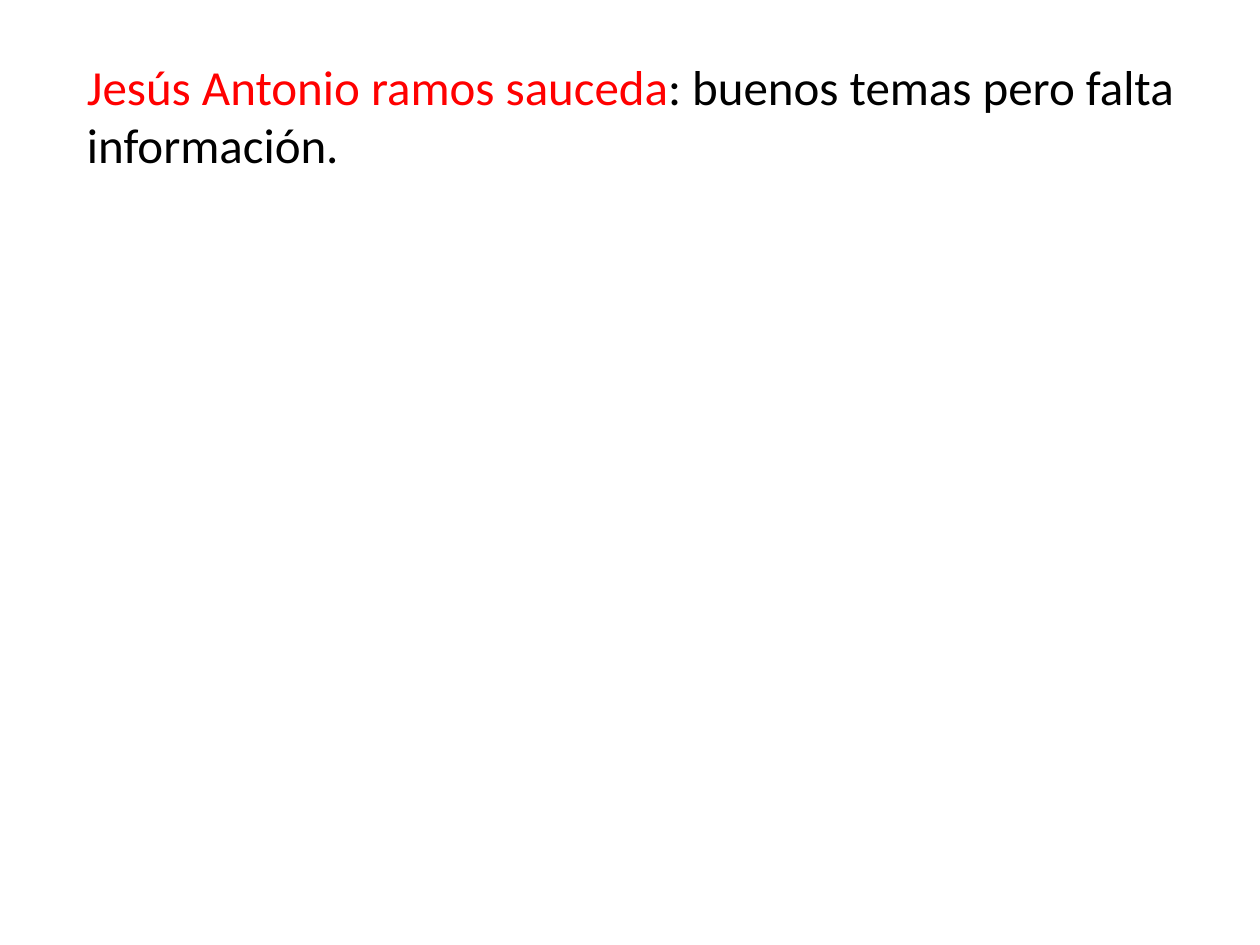
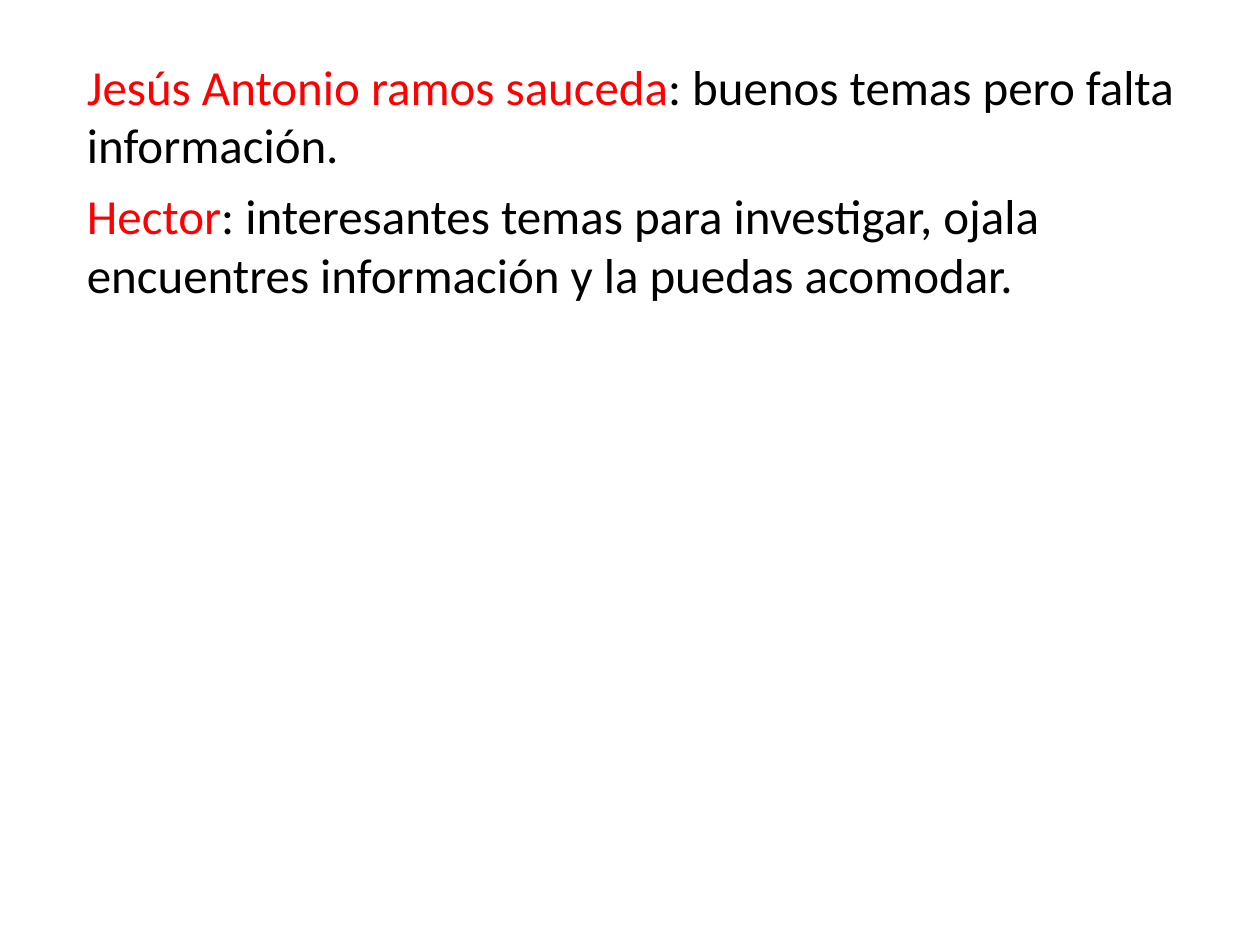
Before and after one commit to lc850/auditoria, a slide deck: slide 2 of 7 - Etapa de la justificación.pptx. Drawn at 1260x945 pixels with LibreOffice and Linux fonts; fonts in the diff are those of the drawing. Boxes give left, top, right and bottom in pixels: in the first picture for what was removed or moved away, otherwise in the second. Text is boxed around its words. In the diff, an @@ line names an element or a change of style, - is before the commit and + after.

Commit message:
hector

```diff
--- a/7 - Etapa de la justificación.pptx
+++ b/7 - Etapa de la justificación.pptx
@@ text added at box(87, 200, 1039, 301), 28 pt, text #000000 @@
+Hector: interesantes temas para investigar, ojala encuentres información y la puedas acomodar.
```
